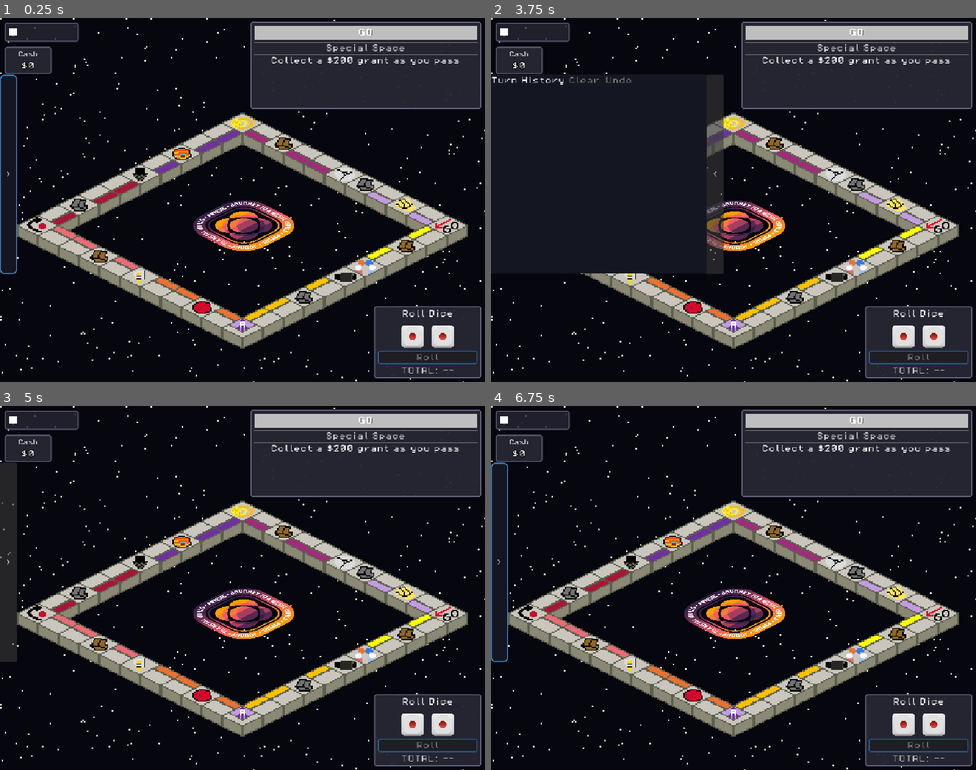
Above: before the commit, frames 1-4 (two rows, left to right).
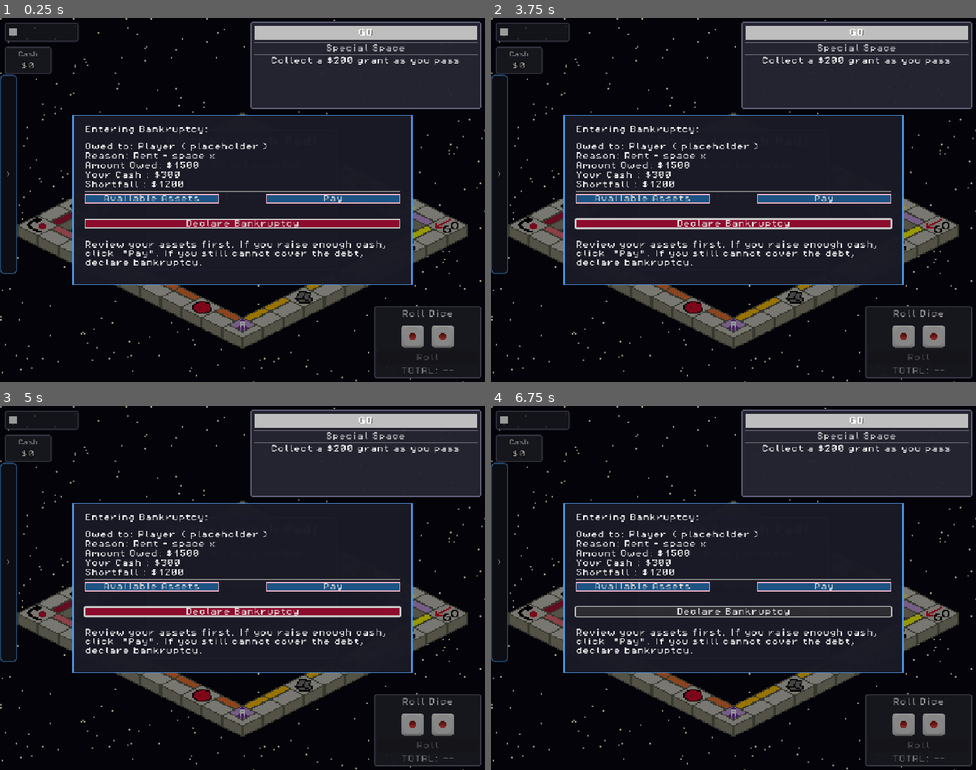
Above: after the commit, the same moments.

Repository: MissionToPsyche-Platinum/platinum_24d_game_psycheopoly-psb
Game: Godot game, scene res://scenes/GameBoard.tscn
Two runs of this game, one before a commit and one after it. Both use one fixed random seed, a clock stepped at 60 frames per second and the inputs below. This scene is started directly instead of the project's main scene.
Inputs (mouse positions are in pixels of both pictures, inside the frame that each line leads up to):
- Up to frame 1 (0.25 s): no input
- Up to frame 2 (3.75 s): click (733, 196) at 0.5 s, where only the run after the commit has a clickable "Pay $50 Launch Permit"; click (733, 196) at 1.25 s, where only the run after the commit has a clickable "Pay $50 Launch Permit"; click (733, 225) at 2 s, where only the run after the commit has a clickable "Use Go For Launch Card"; click (733, 225) at 2.75 s, where only the run after the commit has a clickable "Use Go For Launch Card"; click ">" at 3.5 s
- Up to frame 3 (5 s): click "<" (after the commit: ">") at 4.25 s
- Up to frame 4 (6.75 s): click (641, 588) at 5 s, where only the run after the commit has a clickable "Available Assets"; click (825, 588) at 5.75 s, where only the run after the commit has a clickable "Pay"; click (733, 613) at 6.5 s, where only the run after the commit has a clickable "Declare Bankruptcy"

The runs differ from the first frame. In frame 1, 23% of the frame differs, in the area x 0-100%, y 0-100%; in frame 2, 28%; in frame 3, 25%; in frame 4, 23%.
Error after the commit: Parse Error: Expected statement, found "Indent" instead. (res://scripts/core/ai_manager.gd:345)

Commit message:
Initial Merge

Diff:
--- a/scripts/core/ai_manager.gd
+++ b/scripts/core/ai_manager.gd
@@ -42,7 +42,33 @@
 func _initialize_property_multipliers(player: AiPlayerState) -> void:
 	for i in range(GameState.board.size()):
 		if GameState.board[i] is Ownable:
-			player.base_property_value_multipliers.append(1.1 + 0.4 * randf()) # TODO: set this based on difficulty, with a bit of variance between different properties/sets
+			if (player.difficulty == "Hard"):
+				player.base_property_value_multipliers.append(1 + 0.2 * randf()) # Hard AI has lower variance, and more heavily values the properties around and after jail
+				if (i > 10 && i < 30):
+					player.base_property_value_multipliers[i] *= 1.2
+				if (i > 15 && i < 25):
+					player.base_property_value_multipliers[i] *= 1.2 # Further value is given to the properties 1-2 turns out from jail
+			elif (player.difficulty == "Easy"):
+				player.base_property_value_multipliers.append(0.4 + 0.6 * randf() + 0.6 * randf()) # Easy AI values properties less generally but has a much higher range
+			else:
+				player.base_property_value_multipliers.append(1.1 + 0.4 * randf())
+
+			if (GameState.board[i] is InstrumentSpace): # Harder AI values instruments more heavily, and dislikes planets. Easy AI is the opposite
+				if (player.difficulty == "Easy"):
+					player.base_property_value_multipliers[i] *= 0.6
+				elif (player.difficulty == "Normal"):
+					player.base_property_value_multipliers[i] *= 1
+				elif (player.difficulty == "Hard"):
+					player.base_property_value_multipliers[i] *= 1.25
+
+			if (GameState.board[i] is PlanetSpace):
+				if (player.difficulty == "Easy"):
+					player.base_property_value_multipliers[i] *= 1.3
+				elif (player.difficulty == "Normal"):
+					player.base_property_value_multipliers[i] *= 1
+				elif (player.difficulty == "Hard"):
+					player.base_property_value_multipliers[i] *= 0.7
+
 		else:
 			player.base_property_value_multipliers.append(0)
 		player.current_property_value_multipliers.append(player.base_property_value_multipliers[i])
@@ -63,7 +89,11 @@
 				totalOwnedSpaces += 1
 				if (space._player_owner == player.player_id):
 					AIOwnedSpaces += 1
-					multiplier *= 1.2 # Ai values holding on to spaces it already has
+					if (player.difficulty != "Easy"):
+						multiplier *= 1.2 # Good AI values holding on to spaces it already has
+
+			if (space.is_mortgaged()):
+				multiplier *= 0.6 # AI dislikes mortgages properties
 
 			if space is PropertySpace:
 				if (GameController._check_if_upgrade_is_valid(space, player.player_id)):
@@ -88,6 +118,18 @@
 					multiplier *= 0.8
 				elif (otherPlayerOwnedProperties == 2):
 					multiplier *= 0.6
+
+				var easyUpgradeMultipliers: Array[float] = [1, 0.9, 0.85, 0.8, 0.75, 0.7] # This multiplier is also used for property upgrading, easy AI prefers upgrading unupgraded properties
+				var normalUpgradeMultipliers: Array[float] = [1, 1.1, 1.2, 1.3, 1.4, 1.5] # Normal AI prefers fully upgrading a set
+				var hardUpgradeMultipliers: Array[float] = [1, 1.3, 1.3, 1.3, 1.1, 1.1] # Hard AI prefers upgrading to the 3rd upgrade level
+
+				if (player.difficulty == "Easy"):
+					multiplier *= easyUpgradeMultipliers[space._current_upgrades]
+				elif (player.difficulty == "Normal"):
+					multiplier *= normalUpgradeMultipliers[space._current_upgrades]
+				elif (player.difficulty == "Hard"):
+					multiplier *= hardUpgradeMultipliers[space._current_upgrades]
+
 		player.current_property_value_multipliers[i] = multiplier
 
 	var master_multiplier = 0.8
@@ -95,12 +137,12 @@
 	if (player.balance >= 500): # Ai is more likely to buy properties when it has a lot of money
 		master_multiplier += (player.balance - 500) / 2500.0
 
-	if (AIOwnedSpaces < totalOwnedSpaces / float(GameState.players.size())):
+	if (AIOwnedSpaces < totalOwnedSpaces / float(GameState.players.size())): # AI is more likely to buy properties when it has few properties
 		var difference = totalOwnedSpaces / float(GameState.players.size()) - AIOwnedSpaces
-		master_multiplier += difference / 10
-
-	# If AI has any spaces that can be upgraded, then AI should propritize upgrading them
-	if (upgradableSpaces > 0):
+		master_multiplier += difference / 5.0
+
+	# If AI has any spaces that can be upgraded, then good AI should propritize upgrading them
+	if (upgradableSpaces > 0 && player.difficulty != "Easy"):
 		master_multiplier *= 0.5
 
 	player.master_property_value_multiplier = master_multiplier
@@ -292,17 +334,18 @@
 	match gname:
 		"PropertySpace", "InstrumentSpace", "PlanetSpace":
 			if property._is_owned == true:
-				var rent_owed := GameController.calculate_rent(GameState.board[space_num])
-				var needs_bankruptcy_flow: bool = current_player.balance < rent_owed
+				if property._player_owner != active_ai_player_index:
+					var rent_owed := GameController.calculate_rent(GameState.board[space_num])
+					var needs_bankruptcy_flow: bool = current_player.balance < rent_owed
 
 				print("AI DEBUG: owned space landed on, emitting ai_pay for space %d" % space_num)
 				ai_pay.emit(space_num)
 
 				# Only wait if this payment was going to trigger bankruptcy handling.
-				if needs_bankruptcy_flow:
-					print("AI DEBUG: waiting for action_completed after bankruptcy-risk rent payment")
-					await GameController.action_completed
-					print("AI DEBUG: action_completed received after bankruptcy-risk rent payment")
+					if needs_bankruptcy_flow:
+						print("AI DEBUG: waiting for action_completed after bankruptcy-risk rent payment")
+						await GameController.action_completed
+						print("AI DEBUG: action_completed received after bankruptcy-risk rent payment")
 			else:
 				print("AI DEBUG: unowned property/instrument/planet at space %d" % space_num)
 				await ai_lands_on_unowned_property(space_num)
@@ -450,6 +493,8 @@
 
 	if GameController.get_current_player().balance >= amount:
 		ai_pay_bankruptcy.emit()
+		await get_tree().process_frame
+		ai_turn_mid()
 	else:
 		ai_declare_bankruptcy.emit()
 
@@ -510,35 +555,39 @@
 	if not _is_same_ai_turn(acting_ai):
 		return
 
-	var decisionAttempts = 4
-	var randFloat = randf()
-
-	while randFloat < decisionAttempts / 4.0:
+	var player = GameState.players[active_ai_player_index]
+
+	update_valid_mid_turn_targets()
+
+	if validUnmortgages.size() > 0:
+		validUnmortgages.sort_custom(_sort_by_multiplier)
+		if (_calculate_AI_property_value(player, validUnmortgages[0]) / 0.6 > GameState.board[validUnmortgages[0]]._mortgage_value * 1.3):
+			ai_property_unmortgage(validUnmortgages[0])
+
+	var upgradeAttempts = 0
+
+	if (player.difficulty == "Easy"):
+		upgradeAttempts = randi_range(0, 2)
+
+	if (player.difficulty == "Normal"):
+		upgradeAttempts = randi_range(2, 5)
+
+	if (player.difficulty == "Hard"):
+		upgradeAttempts = randi_range(7, 11)
+
+	while upgradeAttempts > 0:
 		if not _is_same_ai_turn(acting_ai):
 			return
 
 		update_valid_mid_turn_targets()
-		randFloat = randf()
-
-		if randFloat > 0.5:
-			if validUpgrades.size() > 0:
-				var randInt = randi_range(0, validUpgrades.size() - 1)
-				ai_property_upgrade(validUpgrades[randInt])
-		#elif (randFloat > 0.3):
-		#	if (validDowngrades.size() > 0):
-		#		var randInt = randi_range(0, validDowngrades.size() - 1)
-		#		ai_sells_upgrade(validDowngrades[randInt])
-		#elif (randFloat > 0.4):
-		#	if (validMortgages.size() > 0):
-		#		var randInt = randi_range(0, validMortgages.size() - 1)
-		#		ai_property_mortgage(validMortgages[randInt])
-		else:
-			if validUnmortgages.size() > 0:
-				var randInt = randi_range(0, validUnmortgages.size() - 1)
-				ai_property_unmortgage(validUnmortgages[randInt])
-
-		randFloat = randf()
-		decisionAttempts -= 1
+
+		if validUpgrades.size() > 0:
+			validUpgrades.sort_custom(_sort_by_multiplier)
+			ai_property_upgrade(validUpgrades[0])
+		upgradeAttempts -= 1
+
+		if (player.balance <= randi_range(0, 600)):
+			upgradeAttempts -= 4
 
 	if not _is_same_ai_turn(acting_ai):
 		return
@@ -616,6 +665,10 @@
 				_calculate_AI_property_value(GameState.players[current_player], receivingProperties[0])
 			)
 			offeringCash = randi_range(maxOffer / 2, maxOffer)
+			if (GameState.players[current_player].difficulty == "Easy"): # Easy AI offers more money in trade offers
+				offeringCash *= 1.6
+			if (GameState.players[current_player].difficulty == "Normal"):
+				offeringCash *= 1.2
 	else:
 		var offerablePropeties: Array[int] = GameController.get_tradeable_space_indexes(current_player)
 
@@ -626,12 +679,18 @@
 			offeringProperties.append(offerablePropeties[offerablePropeties.size() - 1])
 
 			var propertyValue = _calculate_AI_property_value(GameState.players[current_player], offeringProperties[0])
-			if propertyValue < GameState.players[target_player].balance:
-				receivingCash = randi_range(propertyValue, GameState.players[target_player].balance)
-			else:
-				receivingCash = GameState.players[target_player].balance
-
-	if offeringProperties.size() > 0 or receivingProperties.size() > 0:
+			receivingCash = randi_range(propertyValue, GameState.players[target_player].balance)
+
+			if (GameState.players[current_player].difficulty == "Easy"):
+				receivingCash *= 0.6 # Easy AI asks for less money in trades
+			if (GameState.players[current_player].difficulty == "Normal"):
+				receivingCash *= 0.9
+
+			if receivingCash > GameState.players[target_player].balance:
+				offeringProperties.clear() # cancel trade if other player doesn't have the money to pay
+				receivingCash = 0
+
+	if ((offeringProperties.size() > 0 or receivingProperties.size() > 0) && GameState.player_active[target_player]):
 		if not _is_same_ai_turn(current_player):
 			return
 
--- a/scripts/ui/settings_menu.gd
+++ b/scripts/ui/settings_menu.gd
@@ -24,7 +24,8 @@
 @onready var close_button: Button = %CloseButton
 @onready var colorblind_check: CheckBox = %ColorblindCheck
 
-@onready var computer_difficulty_option: OptionButton = %ComputerDifficultyOption
+@onready var computer_difficulty_option: OptionButton = %DifficultyOption
+@onready var computer_difficulty_popup: PopupMenu = computer_difficulty_option.get_popup()
 
 var _last_master_volume: float = 80.0
 var _last_sfx_volume: float = 80.0
@@ -130,6 +131,8 @@
 	if not colorblind_check.toggled.is_connected(_on_colorblind_toggled):
 		colorblind_check.toggled.connect(_on_colorblind_toggled)
 
+	if not computer_difficulty_popup.index_pressed.is_connected(_on_difficulty_changed):
+		computer_difficulty_popup.index_pressed.connect(_on_difficulty_changed)
 
 
 # opwn and close menu for both pause menu and start screen
@@ -207,6 +210,9 @@
 	sfx_slider.editable = not is_muted
 	music_slider.editable = not is_muted
 
+
+func _on_difficulty_changed(index: int) -> void:
+	GameController.set_difficulty(computer_difficulty_option.get_item_text(index))
 
 # Slider handlers
 
